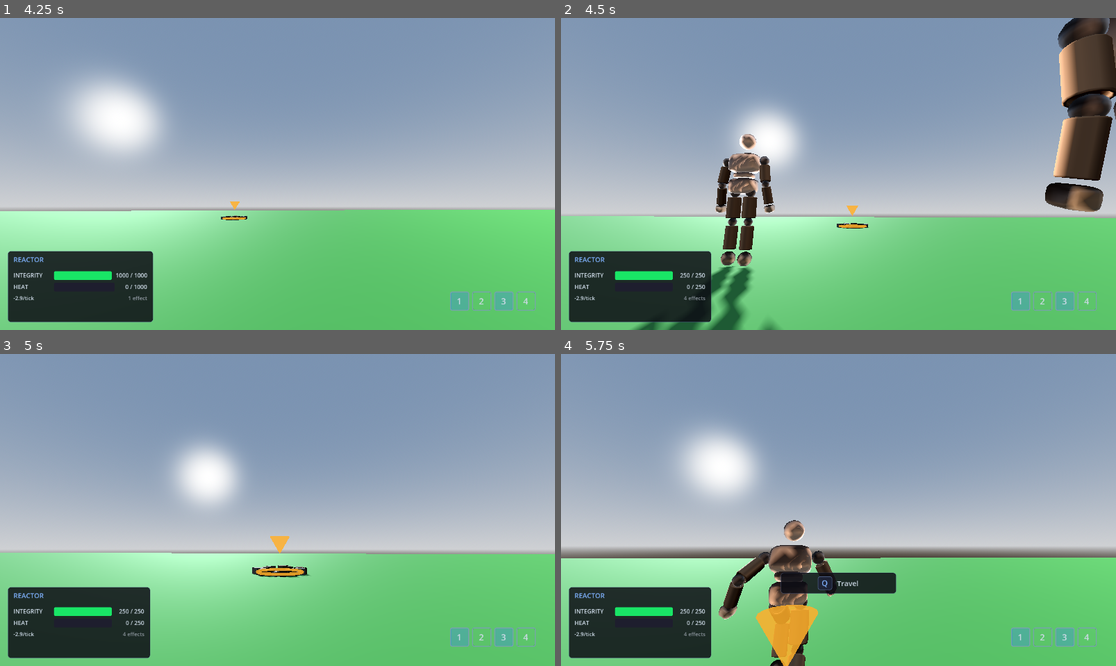
Above: before the commit, frames 1-4 (two rows, left to right).
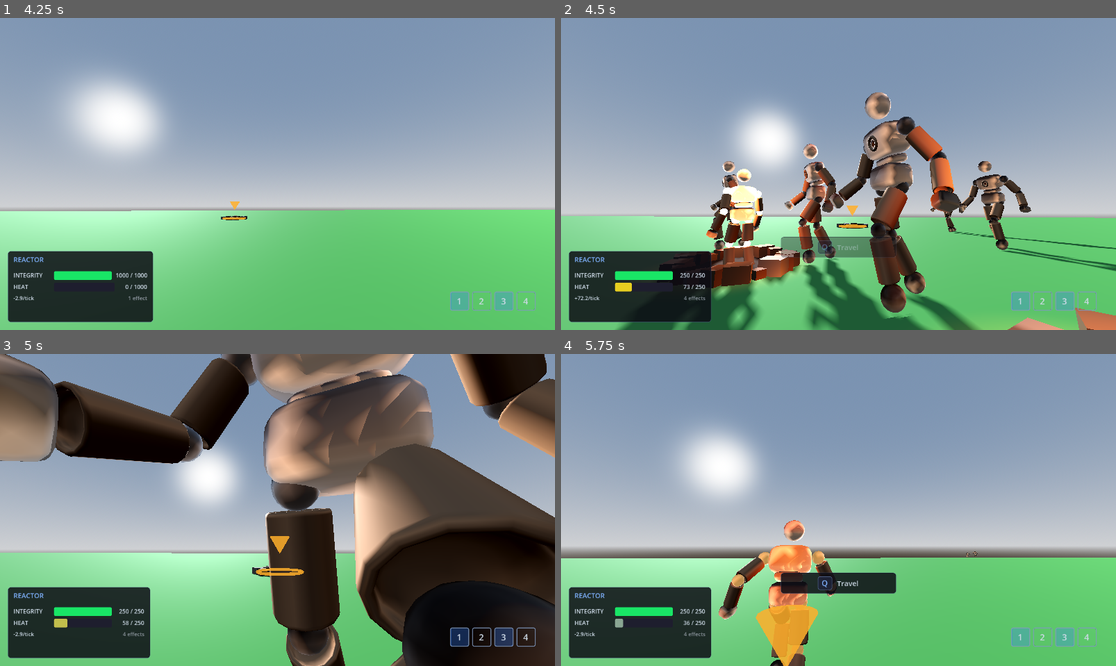
Above: after the commit, the same moments.

Repository: RonStew2019/Xenolith
Game: Godot game, scene res://main.tscn
The game is run twice, just before and just after one commit, with the same random seed, the same clock (stepped at 60 frames per second) and the same inputs.
Inputs (mouse positions are in pixels of both pictures, inside the frame that each line leads up to):
- Up to frame 1 (4.25 s): tap Enter at 0.5 s; move the mouse to (305, 174) at 0.52 s; hold Right mouse button (cross_right) 0.53-1.28 s; hold W (move_forward) from 0.53 s (still down); tap Space (jump) at 0.77, 1.52, 3.02, 3.77 s; move the mouse to (249, 174) at 1.27 s; click (249, 174) at 1.35 s; move the mouse to (288, 167) at 2.02 s; tap 1 at 2.1 s; move the mouse to (271, 180) at 2.77 s; tap 2 at 2.85 s; move the mouse to (316, 177) at 3.52 s; tap 3 at 3.6 s
- Up to frame 2 (4.5 s): keep holding W (move_forward); move the mouse to (794, 170) at 4.27 s; tap 4 at 4.35 s
- Up to frame 3 (5 s): keep holding W (move_forward); tap Space (jump) at 4.52 s
- Up to frame 4 (5.75 s): keep holding W (move_forward); move the mouse to (844, 510) at 5.02 s; tap Q at 5.1 s

Frame 1 is identical in both runs. In frame 2, 25% of the frame differs, in the area x 2-100%, y 0-100%; in frame 3, 53%, in the area x 0-100%, y 0-100%; in frame 4, 1.7%.

Commit message:
we got state trees for the cloens

Diff:
--- a/clone_mech.gd
+++ b/clone_mech.gd
@@ -1,14 +1,21 @@
 extends CharacterBase
 class_name CloneMech
-## Dual-mode entity: AI wander by default, switchable to full player control.
+## Dual-mode entity: AI combat by default, switchable to full player control.
 ##
-## Spawned by [CloneAbility].  Wanders aimlessly until the controlling
-## player dies, at which point [method enable_player_control] is called
-## and the clone becomes the new player avatar — camera, HUD, and all.
+## Spawned by [CloneAbility].  AI clones fight autonomously using a
+## priority-based state machine: FLEE (tunnel away at high heat) >
+## CLONE (spawn sub-clones when able) > ATTACK (punch in melee range) >
+## ENGAGE (activate ability_1 within 5m) > SEEK (chase nearest enemy) >
+## IDLE (wander when no targets exist).  Clones only attack non-family
+## characters (those not sharing the same root ancestor).
 ##
-## Clones carry a full ability loadout (including CloneAbility itself)
-## so multi-generational cloning is possible.  Reactor capacity return on
-## death is handled by [StatTransferOnDeathEffect], applied by [CloneEffect].
+## When the controlling player dies, [method enable_player_control] is
+## called and the clone becomes the new player avatar — camera, HUD, and all.
+##
+## Clones copy the parent's full ability loadout (including CloneAbility
+## itself) so multi-generational cloning is possible.  Reactor capacity
+## return on death is handled by [StatTransferOnDeathEffect], applied by
+## [CloneEffect].
 
 # -- Exports ---------------------------------------------------------------
 
@@ -36,12 +43,22 @@
 var _camera_pivot: Node3D            ## null until player-controlled (needed by TunnelEffect!)
 var _interaction_prompt: InteractionPrompt  ## null until player-controlled
 
-## Wander AI state (mirrors npc.gd).
-enum State { IDLE, WALKING }
+## AI state machine.
+enum State { IDLE, WALKING, SEEK, ENGAGE, ATTACK, FLEE, CLONE }
 var _state: State = State.IDLE
 var _idle_timer: float = 0.0
 var _target_point: Vector3 = Vector3.ZERO
 var _origin: Vector3 = Vector3.ZERO
+
+## Combat AI tracking.
+var _next_punch_left: bool = true
+var _tunnel_cooldown: float = 0.0
+var _clone_cooldown: float = 0.0
+const TUNNEL_COOLDOWN_SECS: float = 10.0
+const CLONE_COOLDOWN_SECS: float = 15.0
+const ENGAGE_RANGE: float = 5.0
+const DISENGAGE_RANGE: float = 15.0
+const FLEE_HEAT_RATIO: float = 0.80
 
 ## Maps raw keycodes to loadout action strings for ability activation.
 var _ability_keys: Dictionary = {
@@ -73,7 +90,7 @@
 func _setup_reactor() -> void:
 	_reactor = ReactorCore.new()
 	_reactor.name = "ReactorCore"
-	_reactor.enable_ambient_venting = false  # Clones overheat naturally!
+	_reactor.enable_ambient_venting = true  # Instead of suppressing venting we'll add weight to status transfer to parent
 	add_child(_reactor)
 	_reactor.reactor_breached.connect(die)
 	_bind_reactor_glow(_reactor)
@@ -81,10 +98,14 @@
 
 func _setup_loadout() -> void:
 	_loadout = Loadout.new()
-	_loadout.add_ability(EnvenomAbility.new("ability_1"))
-	_loadout.add_ability(TunnelAbility.new("ability_2"))
-	_loadout.add_ability(CoilAbility.new("ability_3"))
-	_loadout.add_ability(CloneAbility.new("ability_4"))
+	if clone_parent and clone_parent.get("_loadout"):
+		_loadout = clone_parent._loadout.duplicate_loadout()
+	else:
+		# Fallback for orphan clones (shouldn't happen, but safety)
+		_loadout.add_ability(EnvenomAbility.new("ability_1"))
+		_loadout.add_ability(TunnelAbility.new("ability_2"))
+		_loadout.add_ability(CoilAbility.new("ability_3"))
+		_loadout.add_ability(CloneAbility.new("ability_4"))
 
 
 # ── Physics (dual-mode) ─────────────────────────────────────────────────
@@ -110,16 +131,97 @@
 	_apply_movement(direction, delta)
 
 
-# -- AI wander (mirrors npc.gd) -------------------------------------------
+# -- AI combat state machine -----------------------------------------------
 
 func _ai_physics(delta: float) -> void:
+	# Tick cooldowns.
+	if _tunnel_cooldown > 0.0:
+		_tunnel_cooldown -= delta
+	if _clone_cooldown > 0.0:
+		_clone_cooldown -= delta
+
+	# --- Priority 1: FLEE (heat dangerously high) ---
+	if _reactor and _reactor.max_heat > 0.0:
+		var heat_ratio: float = _reactor.heat / _reactor.max_heat
+		if heat_ratio >= FLEE_HEAT_RATIO and _tunnel_cooldown <= 0.0:
+			var tunnel_ability := _loadout.get_ability_for_action("ability_2")
+			if tunnel_ability and not tunnel_ability.is_active():
+				_activate_ability("ability_2")
+				_tunnel_cooldown = TUNNEL_COOLDOWN_SECS
+				# Engage Coil to cool down after fleeing.
+				var coil := _loadout.get_ability_for_action("ability_3")
+				if coil and not coil.is_active():
+					_activate_ability("ability_3")
+				_apply_movement(Vector3.ZERO, delta)
+				return
+
+	# --- Priority 2: CLONE (reactor has enough capacity) ---
+	if _clone_cooldown <= 0.0 and _reactor and _reactor.max_heat > 100.0:
+		var clone_ability := _loadout.get_ability_for_action("ability_4")
+		if clone_ability and not clone_ability.is_active():
+			_activate_ability("ability_4")
+			_clone_cooldown = CLONE_COOLDOWN_SECS
+
+	# --- Find nearest enemy ---
+	var enemy := _find_nearest_enemy()
+
+	if enemy:
+		var to_enemy : Vector3 = enemy.global_position - global_position
+		to_enemy.y = 0.0
+		var dist := to_enemy.length()
+		var dir := to_enemy.normalized() if dist > 0.01 else Vector3.ZERO
+
+		# --- Priority 3: ATTACK (within punch reach) ---
+		if dist <= punch_reach:
+			_state = State.ATTACK
+			# Disengage Coil so we fight at full speed.
+			var coil := _loadout.get_ability_for_action("ability_3")
+			if coil and coil.is_active():
+				_activate_ability("ability_3")
+			if not _is_action_locked() and _anim_tree:
+				var param: String = "parameters/oneshot_l/request" if _next_punch_left else "parameters/oneshot_r/request"
+				_anim_tree.set(param, AnimationNodeOneShot.ONE_SHOT_REQUEST_FIRE)
+				_stride_timer = 0.0
+				_schedule_punch_hit()
+				_next_punch_left = not _next_punch_left
+			# Keep closing in slightly so we don't drift out of range.
+			_apply_movement(dir * 0.3, delta)
+			return
+
+		# --- Priority 4: ENGAGE (within 5m, activate ability_1) ---
+		if dist <= ENGAGE_RANGE:
+			_state = State.ENGAGE
+			# Disengage Coil so we fight at full speed.
+			var coil := _loadout.get_ability_for_action("ability_3")
+			if coil and coil.is_active():
+				_activate_ability("ability_3")
+			var envenom := _loadout.get_ability_for_action("ability_1")
+			if envenom and not envenom.is_active():
+				_activate_ability("ability_1")
+			_apply_movement(dir, delta)
+			return
+
+		# --- Priority 5: SEEK (chase the target) ---
+		_state = State.SEEK
+		# Disengage Envenom if we've drifted far from the target.
+		if dist >= DISENGAGE_RANGE:
+			var envenom := _loadout.get_ability_for_action("ability_1")
+			if envenom and envenom.is_active():
+				_activate_ability("ability_1")
+		_apply_movement(dir, delta)
+		return
+
+	# --- Priority 6: IDLE / wander (no targets) ---
+	# Disengage Envenom if it's still active with no target.
+	var envenom := _loadout.get_ability_for_action("ability_1")
+	if envenom and envenom.is_active():
+		_activate_ability("ability_1")
 	match _state:
 		State.IDLE:
 			_idle_timer -= delta
 			if _idle_timer <= 0.0:
 				_enter_walking()
 			_apply_movement(Vector3.ZERO, delta)
-
 		State.WALKING:
 			var to_target := _target_point - global_position
 			to_target.y = 0.0
@@ -128,6 +230,10 @@
 				_apply_movement(Vector3.ZERO, delta)
 			else:
 				_apply_movement(to_target.normalized(), delta)
+		_:
+			# Was in combat but lost target — go idle.
+			_enter_idle()
+			_apply_movement(Vector3.ZERO, delta)
 
 
 func _enter_idle() -> void:
@@ -144,6 +250,39 @@
 	var angle := randf() * TAU
 	var dist := randf_range(wander_radius * 0.3, wander_radius)
 	return _origin + Vector3(cos(angle) * dist, 0.0, sin(angle) * dist)
+
+
+# ── AI Helpers ──────────────────────────────────────────────────────────
+
+## Walk up the clone_parent chain to find the root ancestor of [param node].
+func _get_family_root(node: Node) -> Node:
+	var root := node
+	while root.get("clone_parent") and is_instance_valid(root.clone_parent):
+		root = root.clone_parent
+	return root
+
+
+## Returns true if [param other] is in the same family tree as this clone.
+func _is_family(other: Node) -> bool:
+	var my_root := _get_family_root(self)
+	var other_root := _get_family_root(other)
+	return my_root == other_root
+
+
+## Scan the "characters" group for the closest non-family, non-dead enemy.
+func _find_nearest_enemy() -> Node:
+	var best: Node = null
+	var best_dist := INF
+	for node in get_tree().get_nodes_in_group("characters"):
+		if node == self or _is_family(node):
+			continue
+		if node.get("_dead"):
+			continue
+		var dist := global_position.distance_to(node.global_position)
+		if dist < best_dist:
+			best = node
+			best_dist = dist
+	return best
 
 
 # ── Input (player-controlled only) ──────────────────────────────────────
--- a/combat/ability.gd
+++ b/combat/ability.gd
@@ -101,6 +101,13 @@
 	return _active
 
 
+## Return a fresh, independent copy of this ability bound to the same
+## input action.  Works for any subclass whose _init takes a single
+## optional String (the input action) — which all current abilities do.
+func duplicate_ability() -> Ability:
+	return get_script().new(input_action)
+
+
 # -- Internals -------------------------------------------------------------
 
 func _get_reactor(user: Node) -> Node:
--- a/combat/clone_effect.gd
+++ b/combat/clone_effect.gd
@@ -18,7 +18,7 @@
 
 
 func _init(p_source: Node = null) -> void:
-	super._init("Clone", 0.0, 1, p_source, true)
+	super._init("Clone", 75.0, 1, p_source, true)
 
 
 func on_apply(reactor: Node) -> void:
@@ -42,6 +42,12 @@
 	for i in CLONE_COUNT:
 		var clone := CloneMech.new()
 		clone.name = "Clone_%s_%d" % [source.name, i]
+
+		# Wire up the family tree BEFORE add_child so that
+		# _ready() → _setup_loadout() can see clone_parent.
+		clone.clone_parent = source
+		source.clone_children.append(clone)
+
 		scene_root.add_child(clone)
 
 		# Position 120° apart at SPAWN_RADIUS metres.
@@ -60,9 +66,5 @@
 			clone_reactor.heat = 0.0
 
 			# Apply stat-transfer-on-death so dying clones return capacity.
-			var transfer := StatTransferOnDeathEffect.new(source, source)
+			var transfer := StatTransferOnDeathEffect.new(source, source, 2, -1, false)
 			clone_reactor.apply_effect(transfer)
-
-		# Wire up the family tree (vars on CharacterBase).
-		clone.clone_parent = source
-		source.clone_children.append(clone)
--- a/combat/loadout.gd
+++ b/combat/loadout.gd
@@ -27,3 +27,12 @@
 ## Snapshot of current abilities (safe to iterate while mutating).
 func get_abilities() -> Array:
 	return _abilities.duplicate()
+
+
+## Return a new Loadout with independent copies of every ability.
+## Each clone gets its own ability instances (fresh _active / _applied_effects).
+func duplicate_loadout() -> Loadout:
+	var copy := Loadout.new()
+	for ability in _abilities:
+		copy.add_ability(ability.duplicate_ability())
+	return copy
--- a/combat/punch_effect.gd
+++ b/combat/punch_effect.gd
@@ -2,5 +2,5 @@
 class_name PunchEffect
 ## Single-tick heat spike from a melee hit.
 
-func _init(p_weight: float = 50.0, p_duration: int = 1, p_source: Node = null) -> void:
-	super._init("Punch", p_weight, p_duration, p_source)
+func _init(p_heat: float = 50.0, p_duration: int = 1, p_source: Node = null) -> void:
+	super._init("Punch", p_heat, p_duration, p_source)
--- a/combat/reactor_core.gd
+++ b/combat/reactor_core.gd
@@ -110,7 +110,8 @@
 	_effects.append(effect)
 	effect.on_apply(self)
 	effect_applied.emit(effect, false)
-	_spawn_damage_number(effect)
+	if effect.is_show_dmg:
+		_spawn_damage_number(effect)
 
 
 func remove_effect(effect: StatusEffect) -> void:
--- a/combat/stat_transfer_on_death_effect.gd
+++ b/combat/stat_transfer_on_death_effect.gd
@@ -23,9 +23,12 @@
 
 func _init(
 	p_target: Node = null,
-	p_source: Node = null
+	p_source: Node = null,
+	p_heat: float = 0.0,
+	p_duration: int = -1,
+	p_is_show_dmg: bool = true,
 ) -> void:
-	super._init("StatTransferOnDeath", 0.0, -1, p_source, true)
+	super._init("StatTransferOnDeath", p_heat, p_duration, p_source, false, true, p_is_show_dmg)
 	target = p_target
 
 
--- a/combat/status_effect.gd
+++ b/combat/status_effect.gd
@@ -34,6 +34,9 @@
 ## Do subsequent applications reset duration
 var is_refreshable: bool = false
 
+## Display dmg indicator?
+var is_show_dmg: bool = true
+
 
 func _init(
 	p_name: String = "",
@@ -41,7 +44,8 @@
 	p_duration: int = -1,
 	p_source: Node = null,
 	p_is_stackable = false,
-	p_is_refreshable: bool = true
+	p_is_refreshable: bool = true,
+	p_is_show_dmg = true
 ) -> void:
 	effect_name = p_name
 	heat = p_heat
@@ -49,6 +53,7 @@
 	source = p_source
 	is_stackable = p_is_stackable
 	is_refreshable = p_is_refreshable
+	is_show_dmg = p_is_show_dmg
 
 
 ## Called once when the effect is first applied to a reactor.
--- a/combat/tunnel_effect.gd
+++ b/combat/tunnel_effect.gd
@@ -33,9 +33,15 @@
 func on_apply(_reactor: Node) -> void:
 	var scene_root := source.get_tree().current_scene
 
-	# Horizontal forward from the camera pivot (pitch-flattened).
-	var cam_forward: Vector3 = -source._camera_pivot.global_transform.basis.z
-	var forward := Vector3(cam_forward.x, 0.0, cam_forward.z).normalized()
+	# Horizontal forward direction (pitch-flattened).
+	var forward: Vector3
+	if source._camera_pivot:
+		var cam_forward: Vector3 = -source._camera_pivot.global_transform.basis.z
+		forward = Vector3(cam_forward.x, 0.0, cam_forward.z).normalized()
+	else:
+		# AI clones have no camera pivot — derive forward from model facing.
+		var yaw: float = source._character.rotation.y if source._character else source.rotation.y
+		forward = Vector3(sin(yaw), 0.0, cos(yaw)).normalized()
 
 	# Floor Y derived from capsule geometry.
 	var origin: Vector3 = source.global_position
Not shown, added: main.tscn6341291198.tmp
Not shown, added: main.tscn6358613828.tmp
